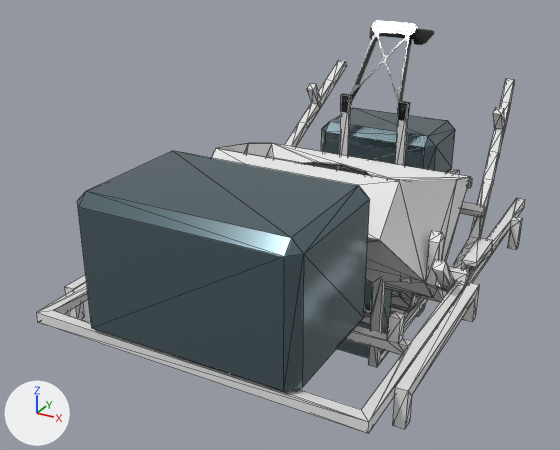
Before and after pictures for a commit that changed the Blender file models/blender/Excahaul_simple_2023.blend.
The view is the same before and after, from a 50 mm camera at (0.798, -1.642, 0.881) aimed at (-0.112, 0.012, 0.054). The lights are fixed; the arrows at lower left show +X, +Y and +Z. Mesh edges are drawn as thin lines on the coarser meshes.

Objects in the first picture: 'Rockgrinder', 'boom', 'dump', 'fork', 'frame', 'frameBox', 'stick', 'stickBox', 'stickCamera'.
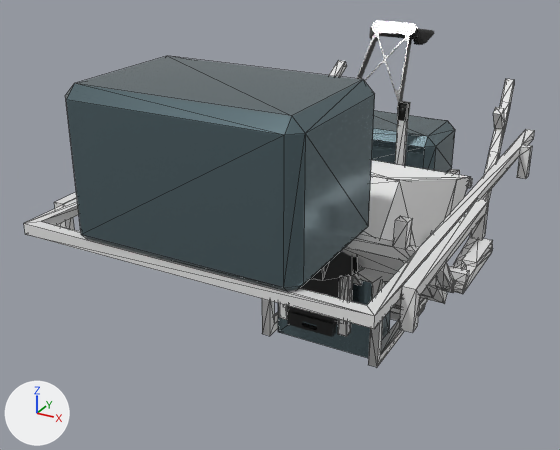
Boxes [x1, y1, x2, y2] around the edits, measured in the pictures (560 x 450 px):
'frameBox', mesh moved
    before: [77, 151, 370, 393]
    after: [65, 56, 375, 291]
'frame', mesh moved
    before: [37, 198, 525, 433]
    after: [24, 129, 535, 333]
'tool', unchanged, uncovered by the edit
    after: [287, 278, 340, 337]

The change, as a diff of the scene's bpy script:
```diff
--- a/models/blender/Excahaul_simple_2023.blend.py
+++ b/models/blender/Excahaul_simple_2023.blend.py
@@ me_frame @@
 me_frame.from_pydata(...)  # 95 vertices, 182 faces; spans x -0.425..0.425, y -0.588..0.618, z -0.076..0.068
 # used by ob_frame; location = (0.0, 0.0, 0.0)
+# me_frame part 1: the whole mesh is moved by (0.0, 0.0, 0.215)
@@ me_framebox @@
 me_framebox.from_pydata(...)  # 24 vertices, 44 faces; spans x -0.255..0.255, y -0.595..-0.255, z 0.0..0.325
 # used by ob_framebox; location = (0.0, 0.0, 0.0)
+# me_framebox part 2: the whole mesh is moved by (0.0, 0.0, 0.215)
 me_framebox.materials.append(mat_mli)
```
